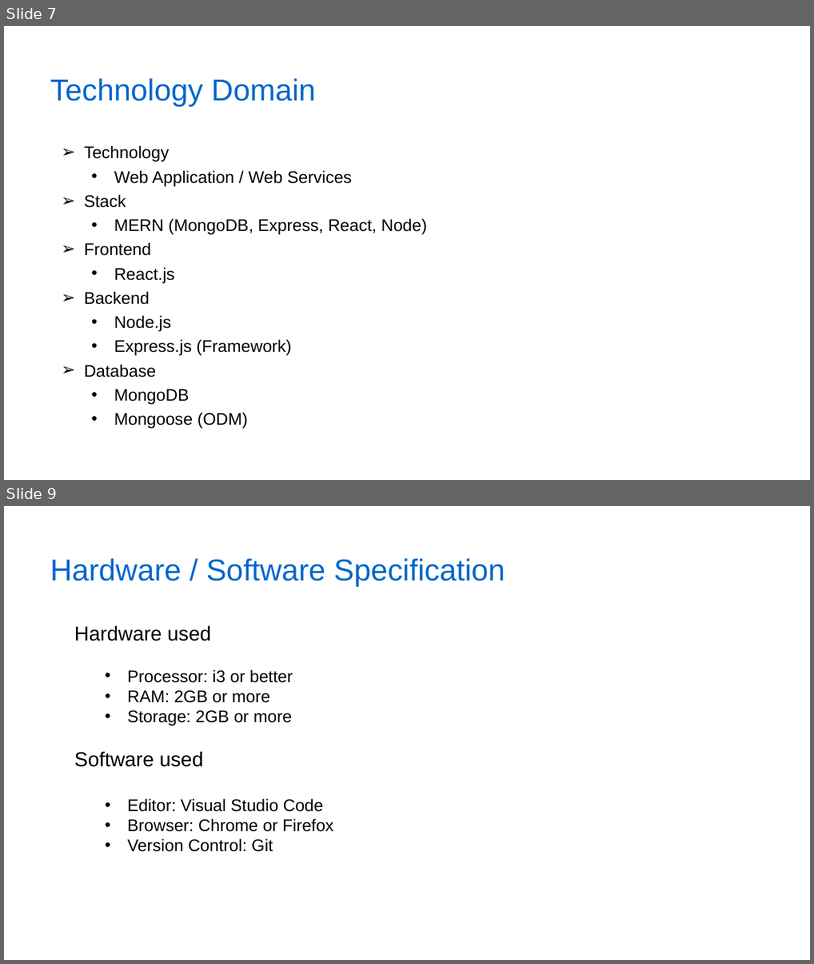
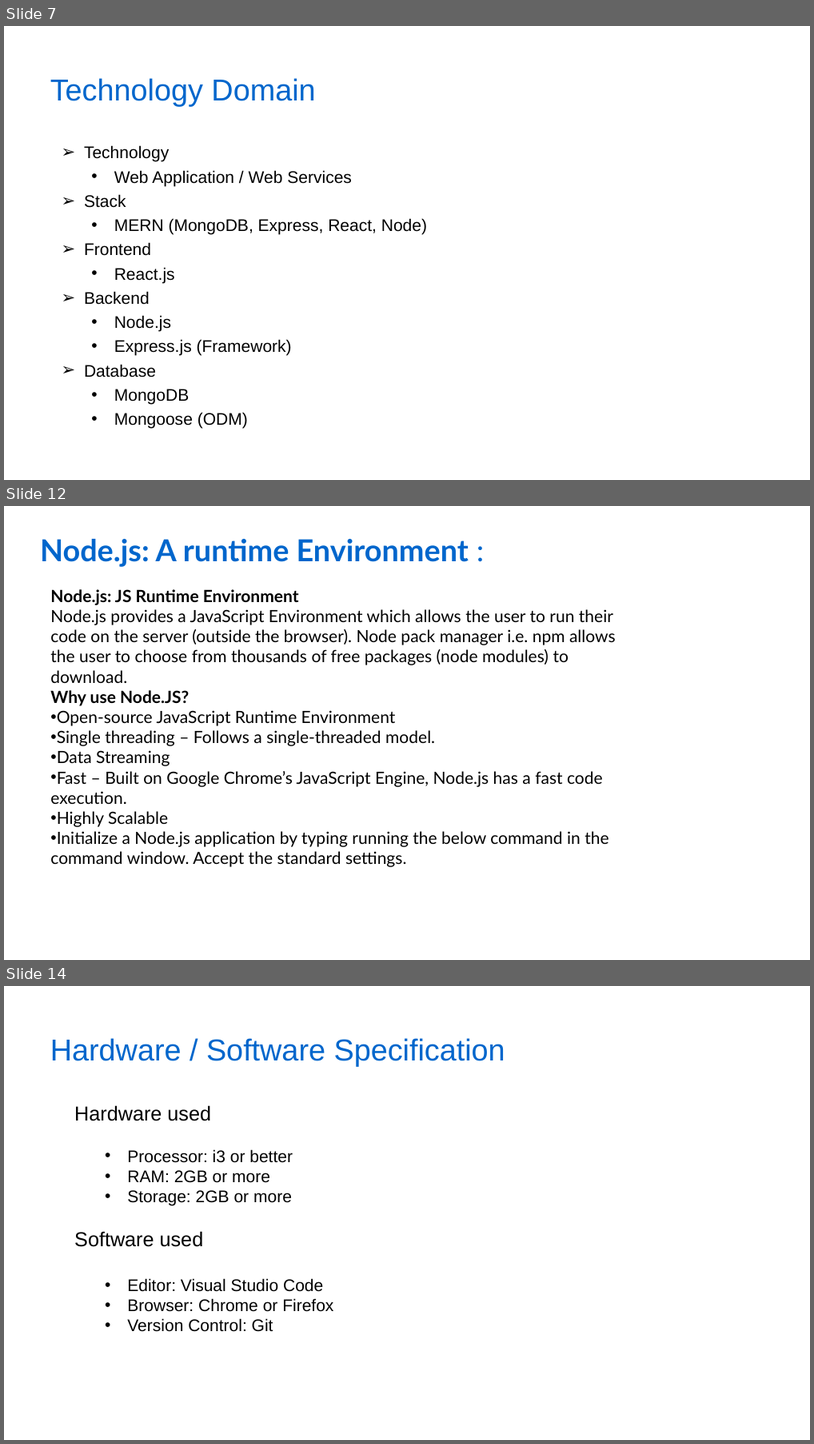
Before and after one commit to Akashdeep-Soni/college-work, a slide deck: College Project/Daily Meal Solutions/Major Project PPT.pptx. Shown one above the other, each under a label of ours: slides 7 and 9 before the commit, slides 7, 12 and 14 after it; the slides between them are not shown. The pictures are 814x964 and 814x1444 pixels, drawn with LibreOffice and Linux fonts; fonts in the diff are those of the drawing; background and template pictures are left out. Boxes give left, top, right and bottom in pixels: in the first picture for what was removed or moved away, otherwise in the second. Text is boxed around its words. In the diff, an @@ line names an element or a change of style, - is before the commit and + after.

```diff
--- a/College Project/Daily Meal Solutions/Major Project PPT.pptx
+++ b/College Project/Daily Meal Solutions/Major Project PPT.pptx
@@ slide 12 added at bbox=[4, 506, 810, 960], background picture (left out) @@
@@ text added at bbox=[40, 539, 469, 567], 36 pt, text #0066CC, bold @@
+Node.js: A runtime Environment :
@@ text added at bbox=[50, 589, 616, 864], 20 pt, text #000000 @@
+Node.js: JS Runtime Environment
+Node.js provides a JavaScript Environment which allows the user to run their code on the server (outside the browser). Node pack manager i.e. npm allows the user to choose from thousands of free packages (node modules) to download.
+Why use Node.JS?
+• Open-source JavaScript Runtime Environment
+• Single threading – Follows a single-threaded model.
+• Data Streaming
+• Fast – Built on Google Chrome’s JavaScript Engine, Node.js has a fast code execution.
+• Highly Scalable
+• Initialize a Node.js application by typing running the below command in the command window. Accept the standard settings.
@@ what was slide 9 is now slide 14 @@
```
Also in this commit, not shown: 2 slides changed, 5 other slides added, 1 other file.
